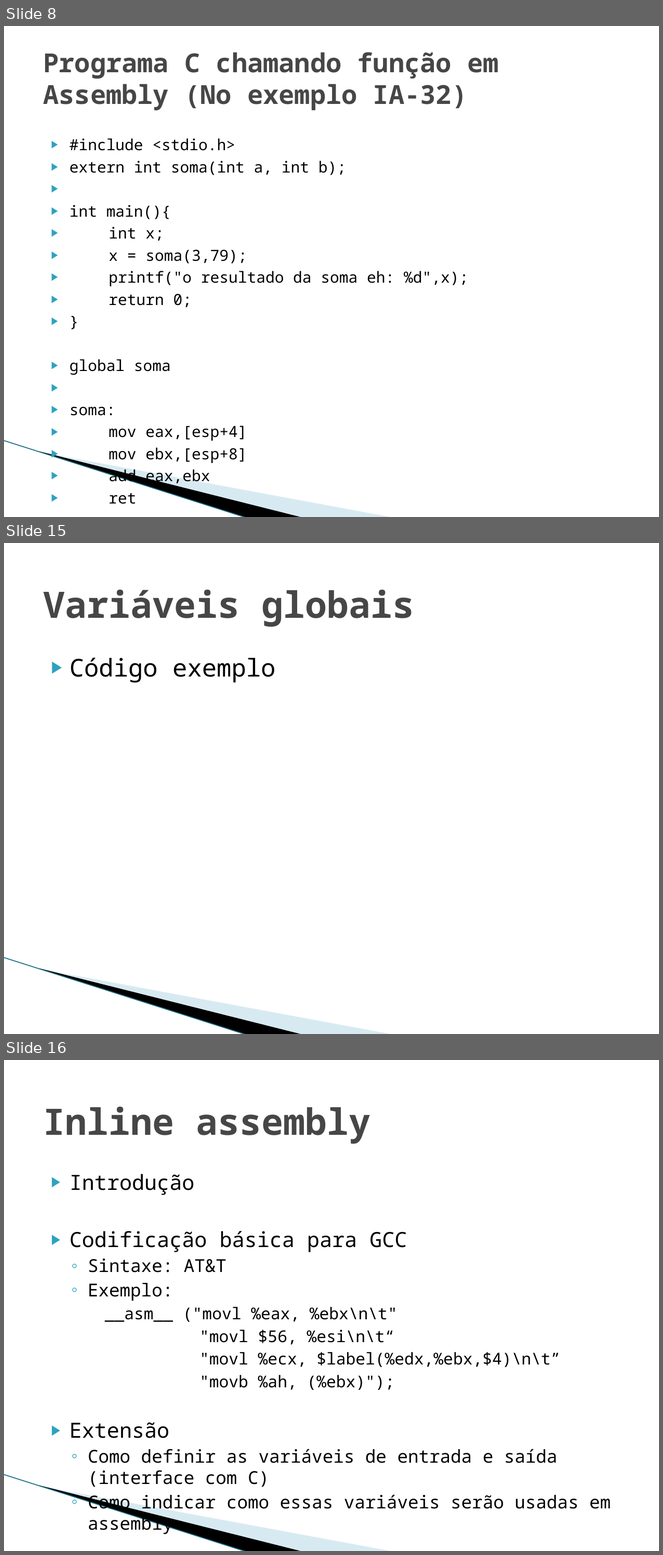
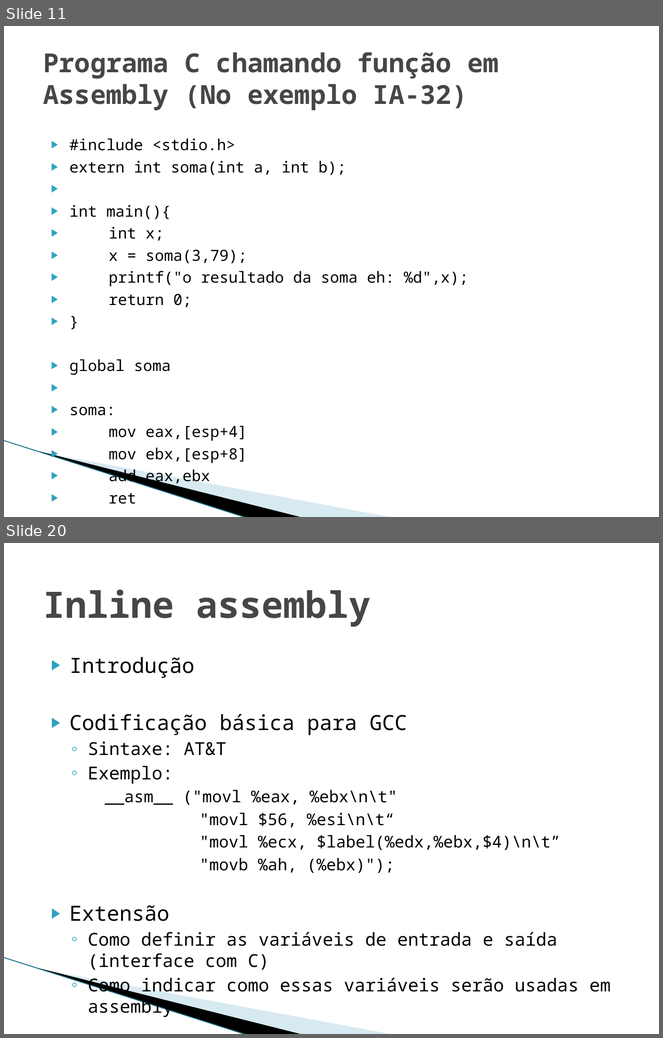
Before and after one commit to phdenis40/mips-assembler-unb, a slide deck: seminario/Interface entre C e Assemby 8085.pptx. Shown one above the other, each under a label of ours: slides 8, 15 and 16 before the commit, slides 11 and 20 after it; the slides between them are not shown. The pictures are 663x1555 and 663x1038 pixels, drawn with LibreOffice and Linux fonts; fonts in the diff are those of the drawing; background and template pictures are left out. Boxes give left, top, right and bottom in pixels: in the first picture for what was removed or moved away, otherwise in the second. Text is boxed around its words. In the diff, an @@ line names an element or a change of style, - is before the commit and + after.

```diff
--- a/seminario/Interface entre C e Assemby 8085.pptx
+++ b/seminario/Interface entre C e Assemby 8085.pptx
@@ slide 15 removed at (x1=4, y1=543, x2=659, y2=1034), background #FFFFFF; not listed: 3 template elements that a slide beside it also shows @@
@@ title removed at (x1=43, y1=589, x2=414, y2=627) @@
-Variáveis globais
@@ text removed at (x1=70, y1=657, x2=275, y2=683) @@
-▶ Código exemplo
@@ what was slide 8 is now slide 11 @@
@@ what was slide 16 is now slide 20 @@
```
Also in this commit, not shown: 8 slides changed, 10 slides added, 5 other slides removed.
